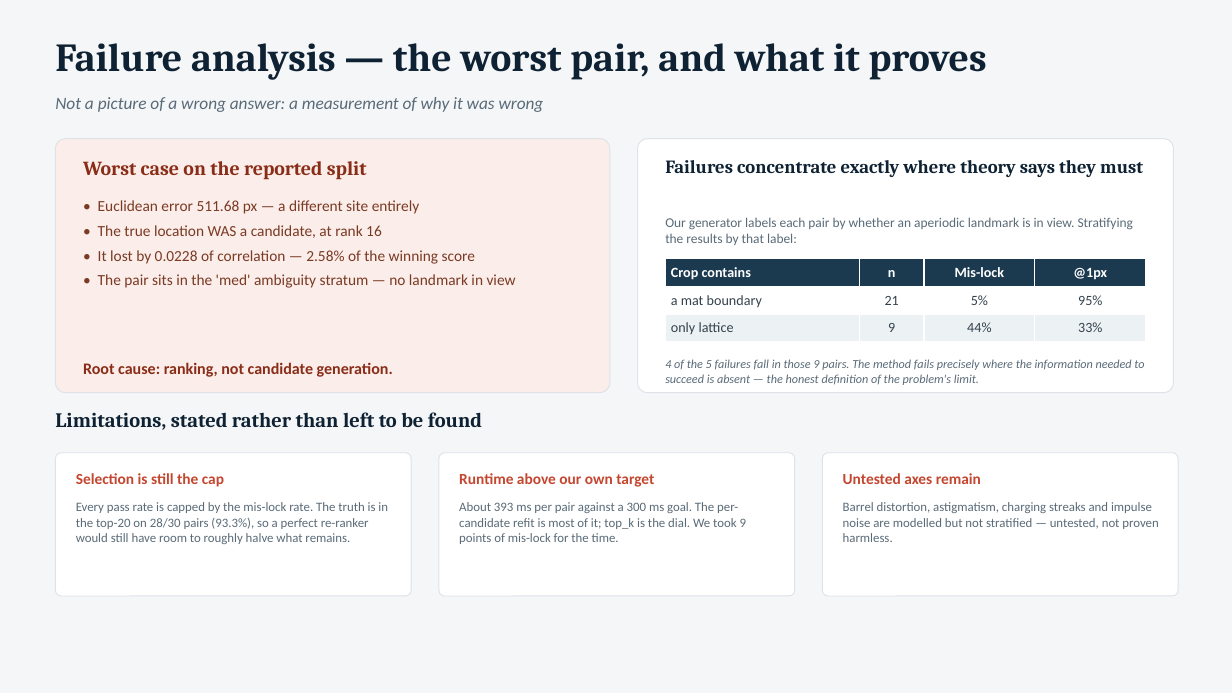
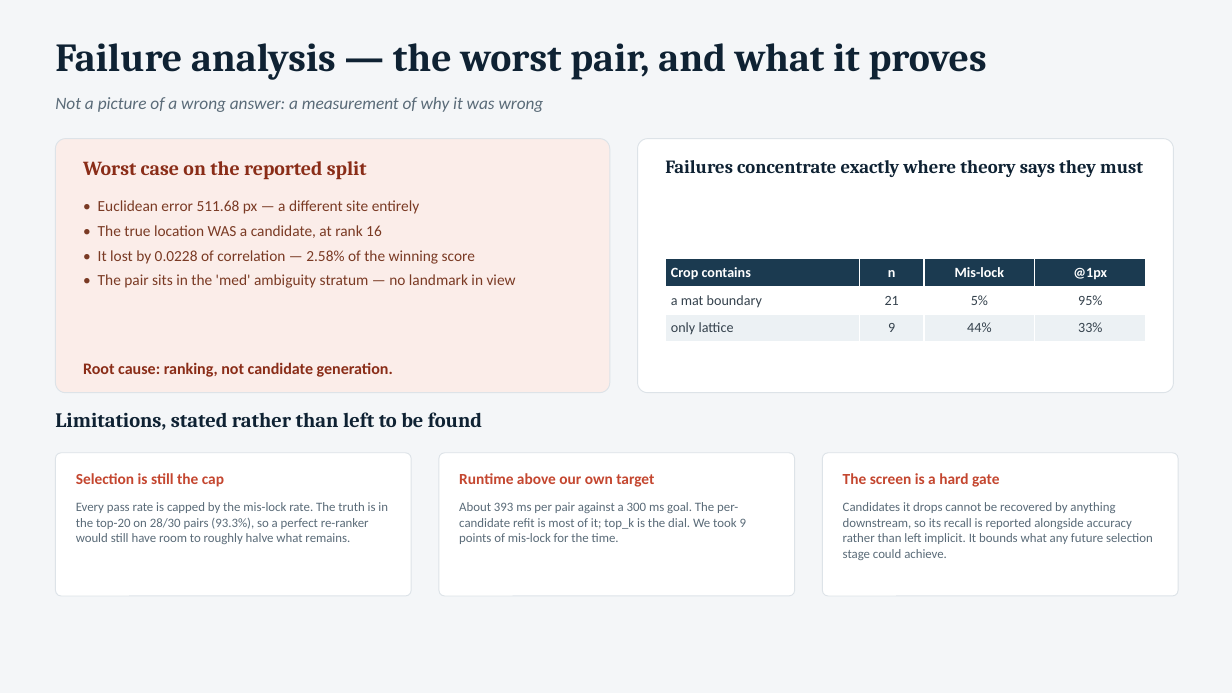
Before and after one commit to Cosmic-dorito/driftlock, a slide deck: slide 11 of solution_presentation.pptx. Drawn at 1232x693 pixels with LibreOffice and Linux fonts; fonts in the diff are those of the drawing. Boxes give left, top, right and bottom in pixels: in the first picture for what was removed or moved away, otherwise in the second. Text is boxed around its words. In the diff, an @@ line names an element or a change of style, - is before the commit and + after.

```diff
--- a/solution_presentation.pptx
+++ b/solution_presentation.pptx
@@ text removed at [665, 217, 1133, 245] @@
-Our generator labels each pair by whether an aperiodic landmark is in view. Stratifying the results by that label:
@@ text removed at [665, 359, 1144, 385] @@
-4 of the 5 failures fall in those 9 pairs. The method fails precisely where the information needed to succeed is absent — the honest definition of the problem's limit.
@@ text at [843, 473, 999, 487]: text changed @@
-Untested axes remain
+The screen is a hard gate
@@ text at [843, 502, 1153, 560]: text changed @@
-Barrel distortion, astigmatism, charging streaks and impulse noise are modelled but not stratified — untested, not proven harmless.
+Candidates it drops cannot be recovered by anything downstream, so its recall is reported alongside accuracy rather than left implicit. It bounds what any future selection stage could achieve.
```
Also in this commit, not shown: 1 other slide changed, 7 other files.
